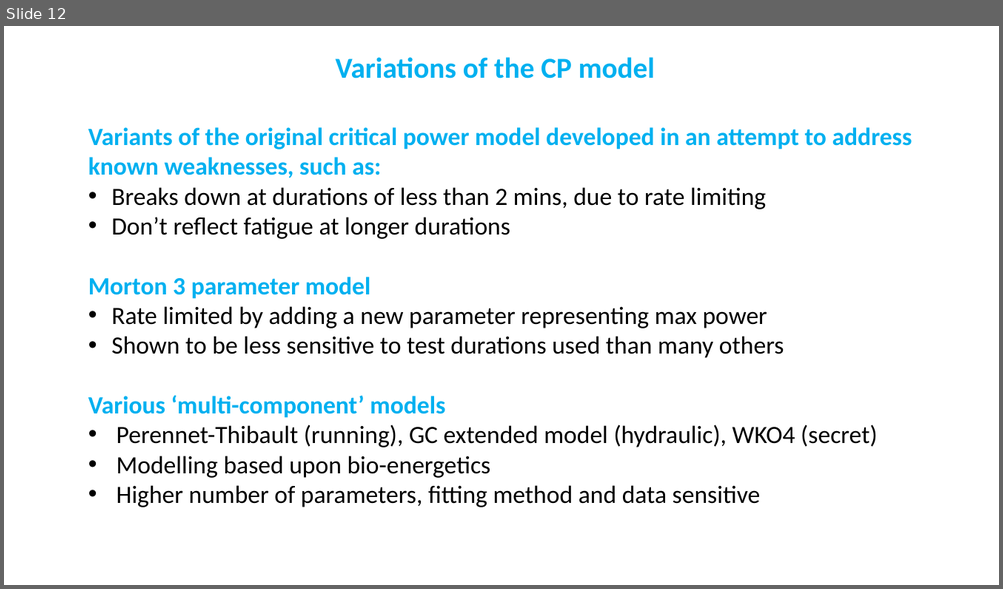
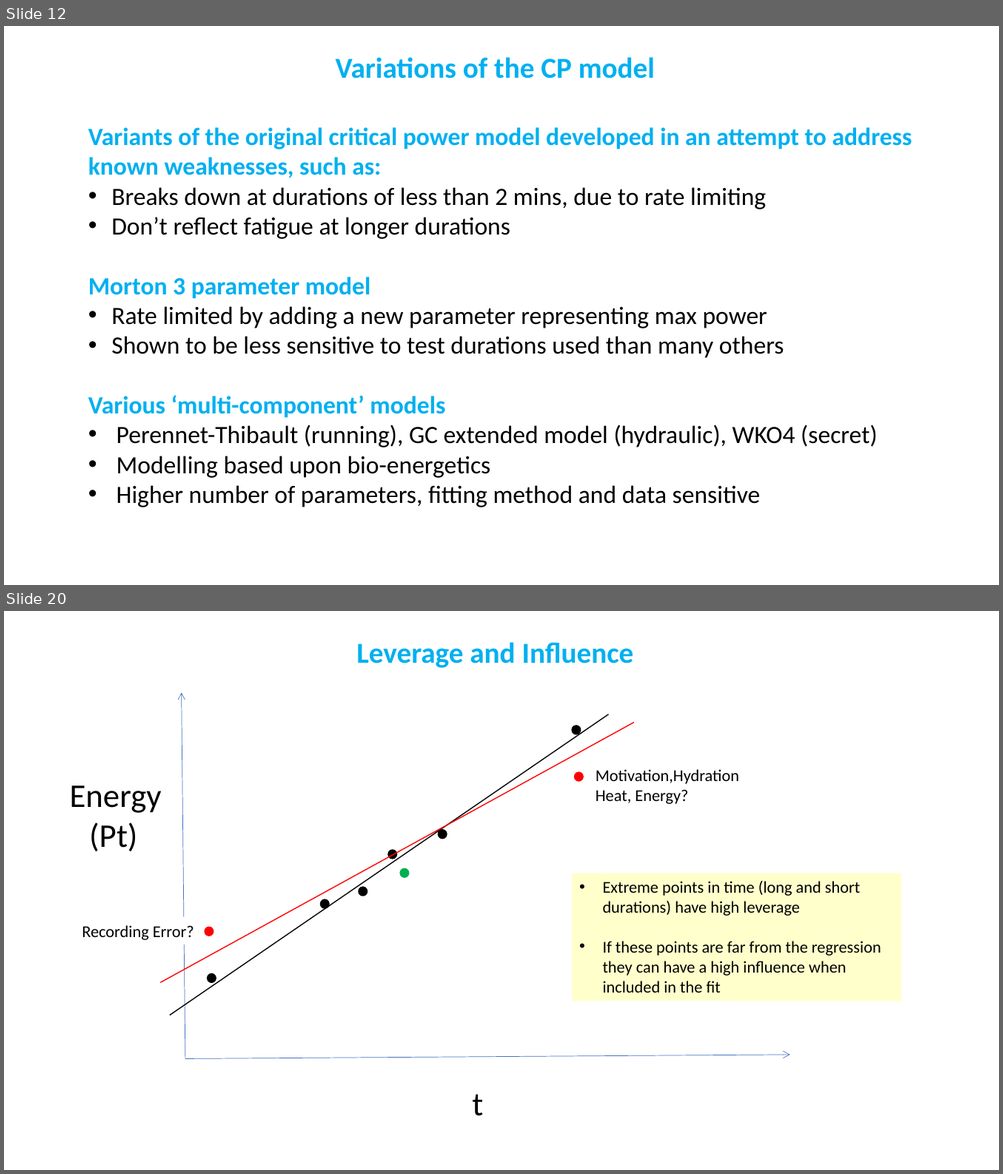
Before and after one commit to GoldenCheetah/GoldenCheetah, a slide deck: doc/user/CP Model Explainer.pptx. Shown one above the other, each under a label of ours: slide 12 before the commit, slides 12 and 20 after it; the slides between them are not shown. The pictures are 1003x589 and 1003x1174 pixels, drawn with LibreOffice and Linux fonts; fonts in the diff are those of the drawing. Boxes give left, top, right and bottom in pixels: in the first picture for what was removed or moved away, otherwise in the second. Text is boxed around its words. In the diff, an @@ line names an element or a change of style, - is before the commit and + after.

```diff
--- a/doc/user/CP Model Explainer.pptx
+++ b/doc/user/CP Model Explainer.pptx
@@ slide 20 added at <box>4,611,999,1170</box>, background #FFFFFF @@
@@ text added at <box>356,642,634,668</box>, 28 pt, text #00B0F0, bold @@
+Leverage and Influence
@@ arrow added from (185, 1059) to (182, 693), #4472C4 0.5 pt @@
@@ line added from (609, 715) to (170, 1015), #000000 1 pt @@
@@ line added from (634, 722) to (161, 982), #FF0000 1 pt @@
@@ ellipse added at <box>572,726,580,735</box>, fill #000000, outline #000000 1 pt @@
@@ text added at <box>70,786,162,851</box>, 32 pt, text #000000 @@
+Energy
+(Pt)
@@ ellipse added at <box>574,772,583,781</box>, fill #FF0000, outline #FF0000 1 pt @@
@@ text added at <box>595,769,739,804</box>, 16 pt, text #000000 @@
+Motivation,Hydration Heat, Energy?
@@ ellipse added at <box>438,829,447,839</box>, fill #000000, outline #000000 1 pt @@
@@ ellipse added at <box>388,850,397,859</box>, fill #000000, outline #000000 1 pt @@
@@ ellipse added at <box>400,869,409,878</box>, fill #00B050, outline #00B050 1 pt @@
@@ rectangle added at <box>572,874,902,1002</box>, fill #FFFFCC, 16 pt, text #000000 @@
+• Extreme points in time (long and short durations) have high leverage
+• If these points are far from the regression they can have a high influence when included in the fit
@@ ellipse added at <box>358,887,367,896</box>, fill #000000, outline #000000 1 pt @@
@@ ellipse added at <box>320,900,330,908</box>, fill #000000, outline #000000 1 pt @@
@@ text added at <box>82,925,194,940</box>, 16 pt, text #000000 @@
+Recording Error?
@@ ellipse added at <box>205,927,213,937</box>, fill #FF0000, outline #FF0000 1 pt @@
@@ ellipse added at <box>207,974,216,983</box>, fill #000000, outline #000000 1 pt @@
@@ arrow added from (185, 1059) to (790, 1055), #4472C4 0.5 pt @@
@@ text added at <box>472,1094,483,1116</box>, 32 pt, text #000000 @@
+t
```
Also in this commit, not shown: 3 slides changed, 8 other slides added.
